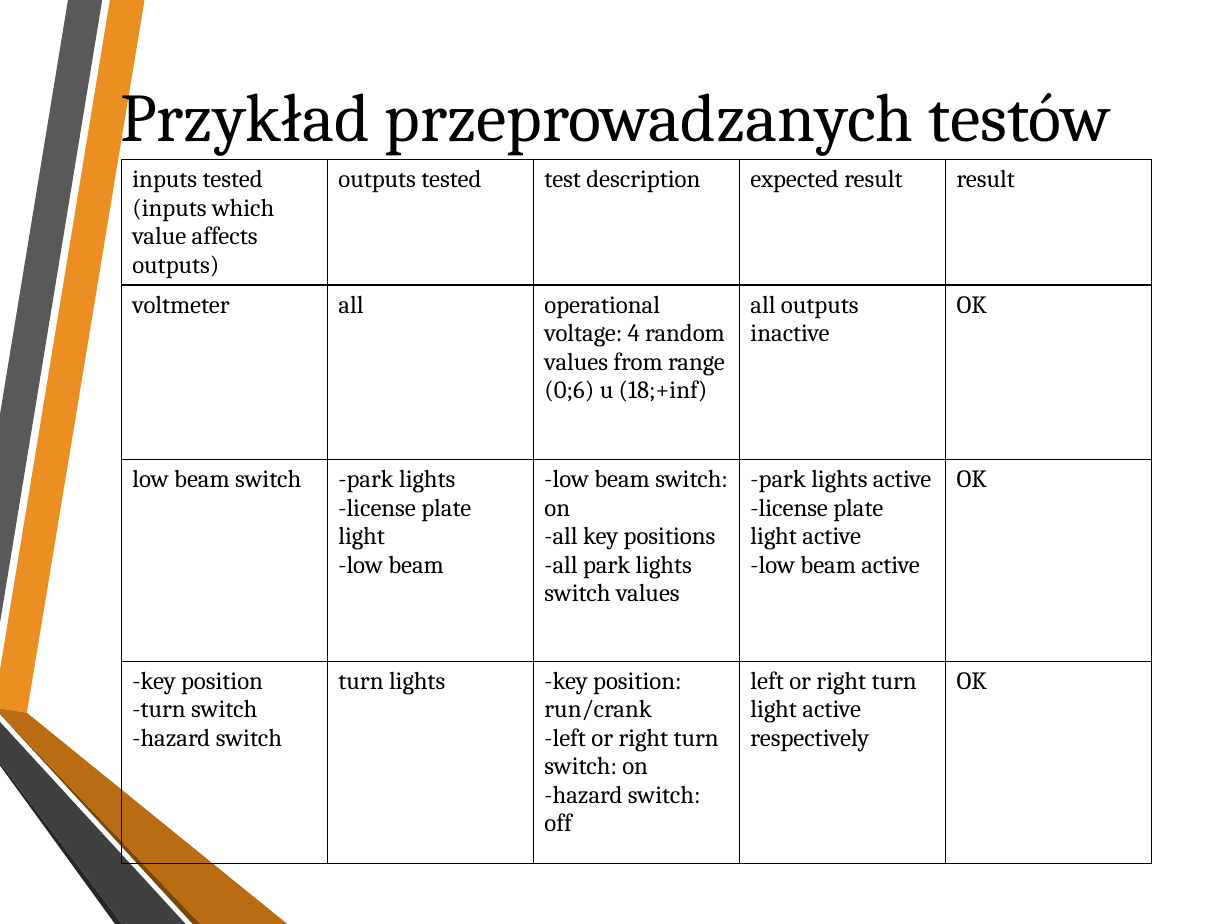
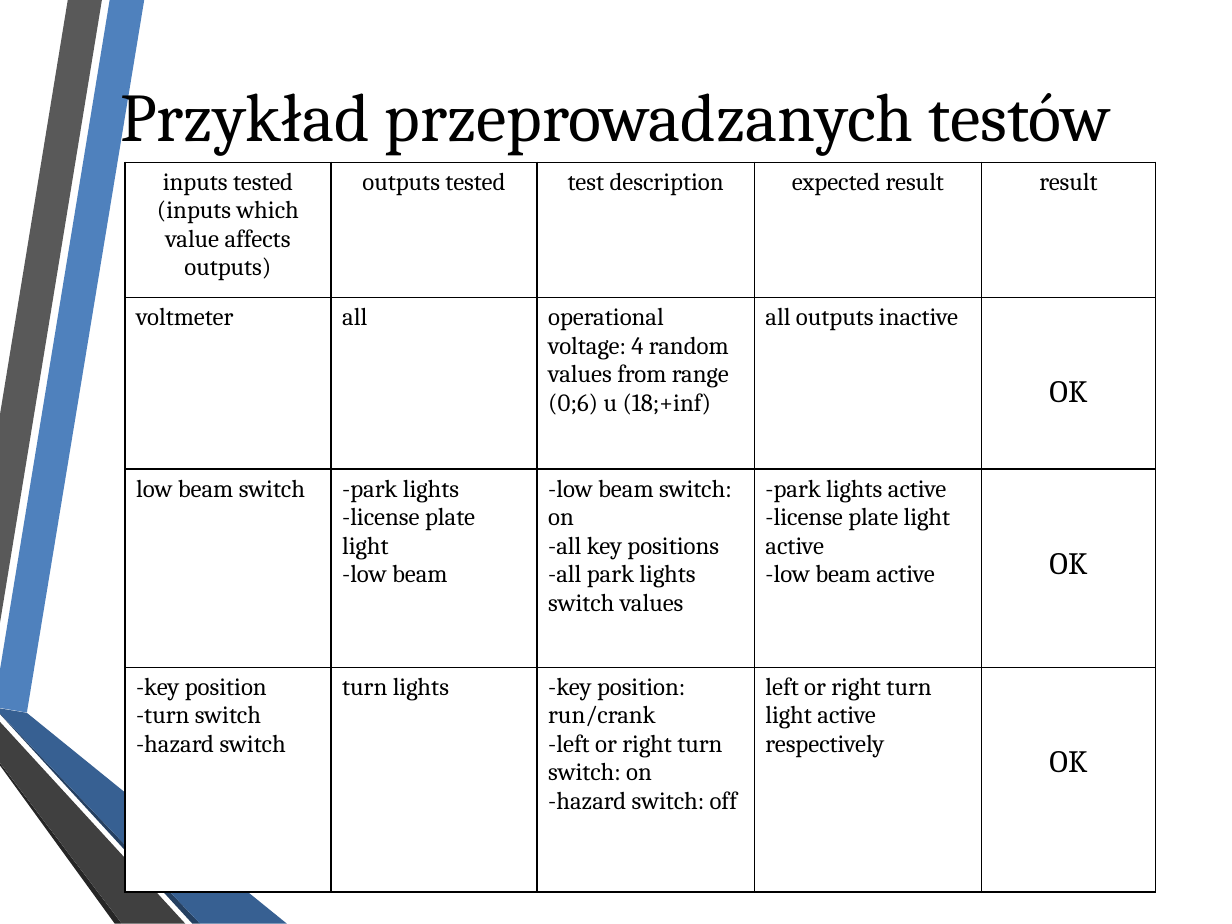
Before and after one commit to andrzejbro/APProject2_CarLights, a slide deck: slide 5 of car_lights.pptx. Drawn at 1232x924 pixels with LibreOffice and Linux fonts; fonts in the diff are those of the drawing; background and template pictures are left out. Boxes give left, top, right and bottom in pixels: in the first picture for what was removed or moved away, otherwise in the second. Text is boxed around its words. In the diff, an @@ line names an element or a change of style, - is before the commit and + after.

```diff
--- a/car_lights.pptx
+++ b/car_lights.pptx
@@ freeform shape at box(0, 0, 144, 713): fill #EB8F22 to #4F81BD; outline redrawn @@
@@ table at box(125, 162, 1155, 892) @@
@@ fill none to #FFFFFF in 20 cells @@
@@ size 16 to 20 pt in "OK", "OK", "OK" @@
@@ alignment left to centre @@
@@ table: place and size @@
-table at box(121, 160, 1150, 869)
+table at box(125, 162, 1155, 892)
@@ freeform shape at box(0, 713, 200, 923): fill #7B480B to #254061; outline redrawn @@
@@ freeform shape at box(0, 709, 287, 924): fill #B96C11 to #376092; outline redrawn @@
@@ outline redrawn in 3 elements at box(0, 0, 102, 623), box(0, 764, 122, 924), box(0, 722, 186, 924) @@
```
Also in this commit, not shown: 6 other slides changed.
